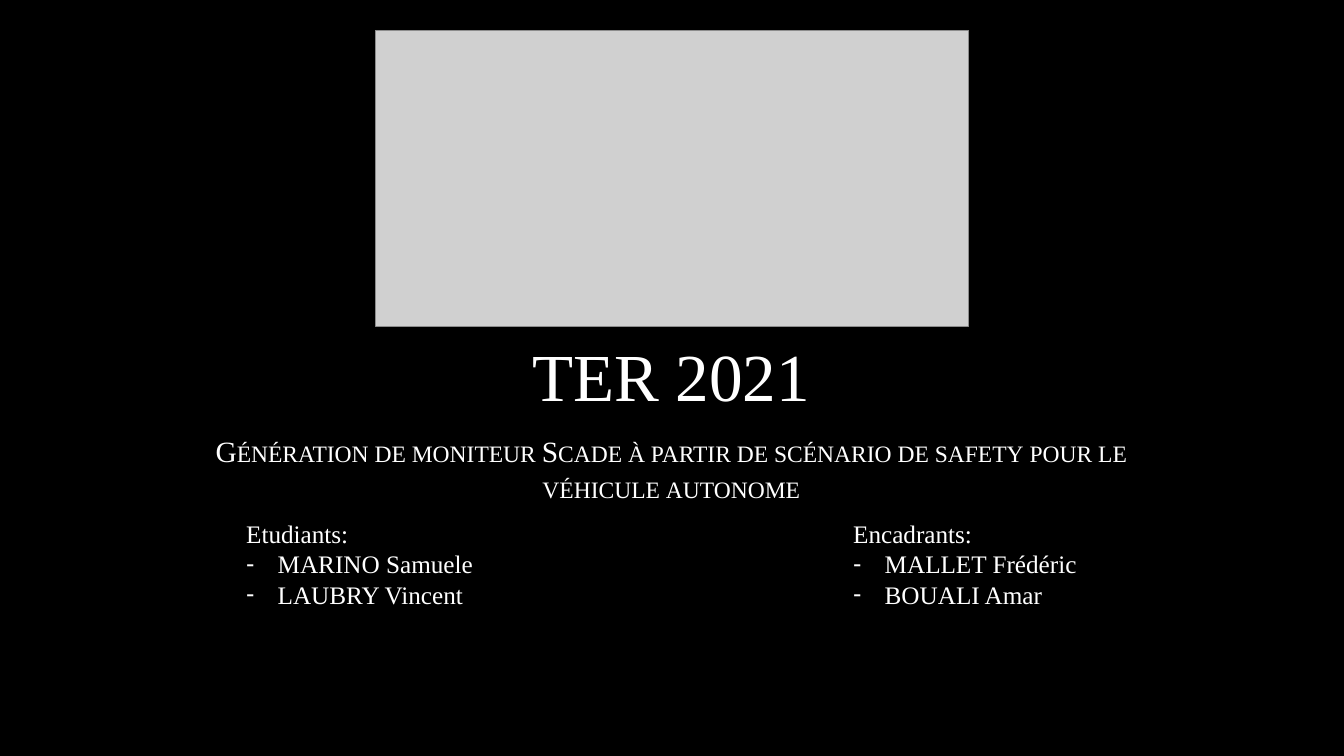
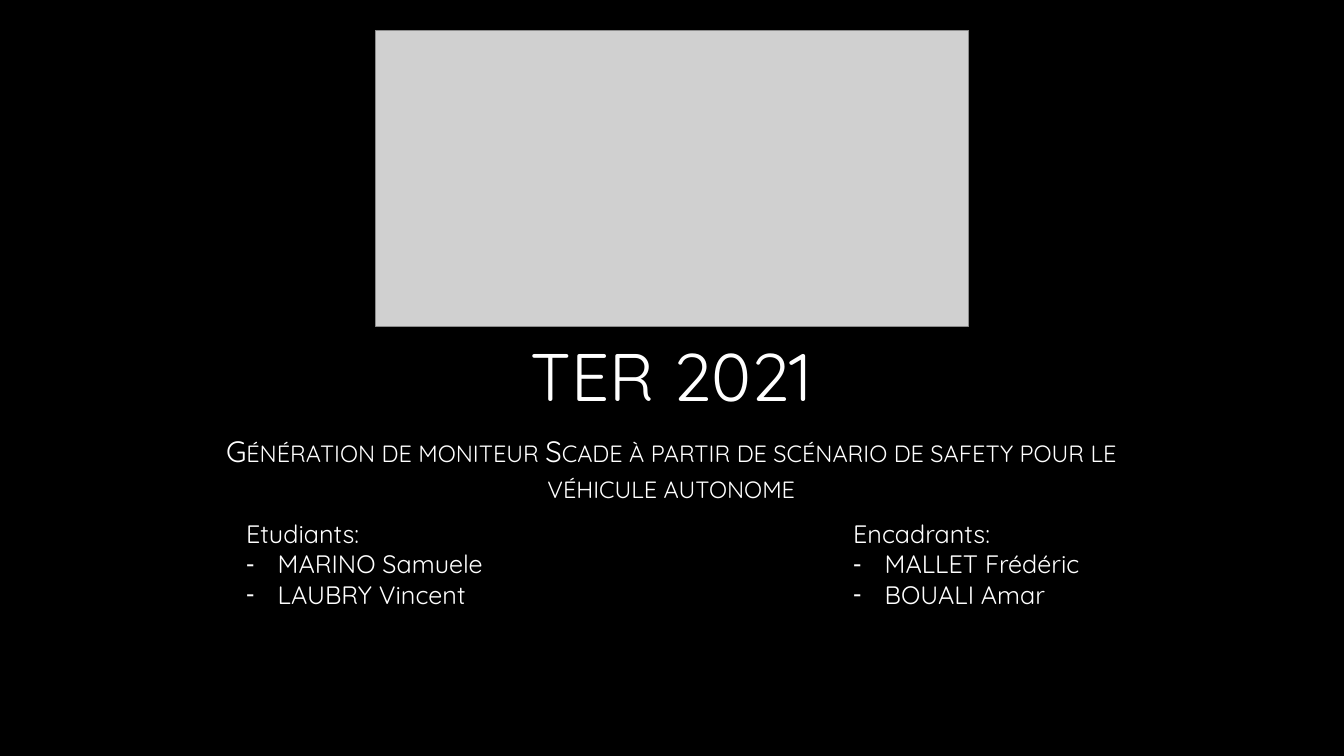
Before and after one commit to Viince06/TER_Safety_ADAVEC, a slide deck: slide 1 of TERS2 Suivi.pptx. Drawn at 1344x756 pixels with LibreOffice and Linux fonts; fonts in the diff are those of the drawing; grey boxes stand for pictures; background and template pictures are left out. Boxes give left, top, right and bottom in pixels: in the first picture for what was removed or moved away, otherwise in the second. Text is boxed around its words. In the diff, an @@ line names an element or a change of style, - is before the commit and + after.

```diff
--- a/TERS2 Suivi.pptx
+++ b/TERS2 Suivi.pptx
@@ font Times New Roman to Quicksand in 4 elements at [531,353,812,402], [382,442,1117,499], [246,524,482,605], [853,524,1079,605] @@
```
Also in this commit, not shown: 2 other slides changed.
